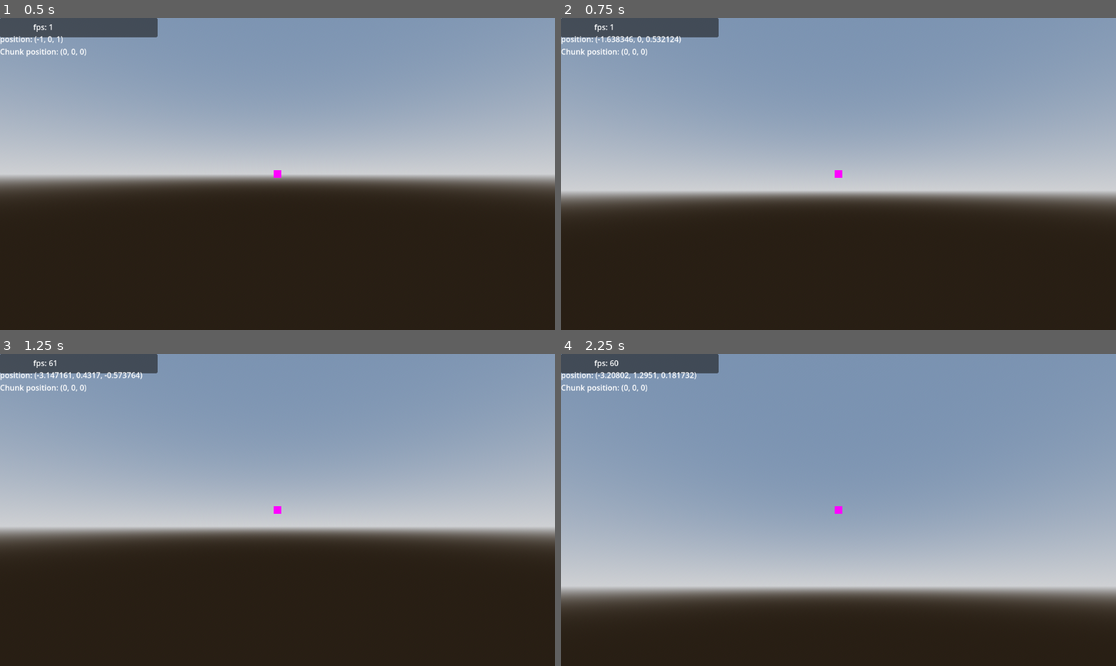
Above: before the commit, frames 1-4 (two rows, left to right).
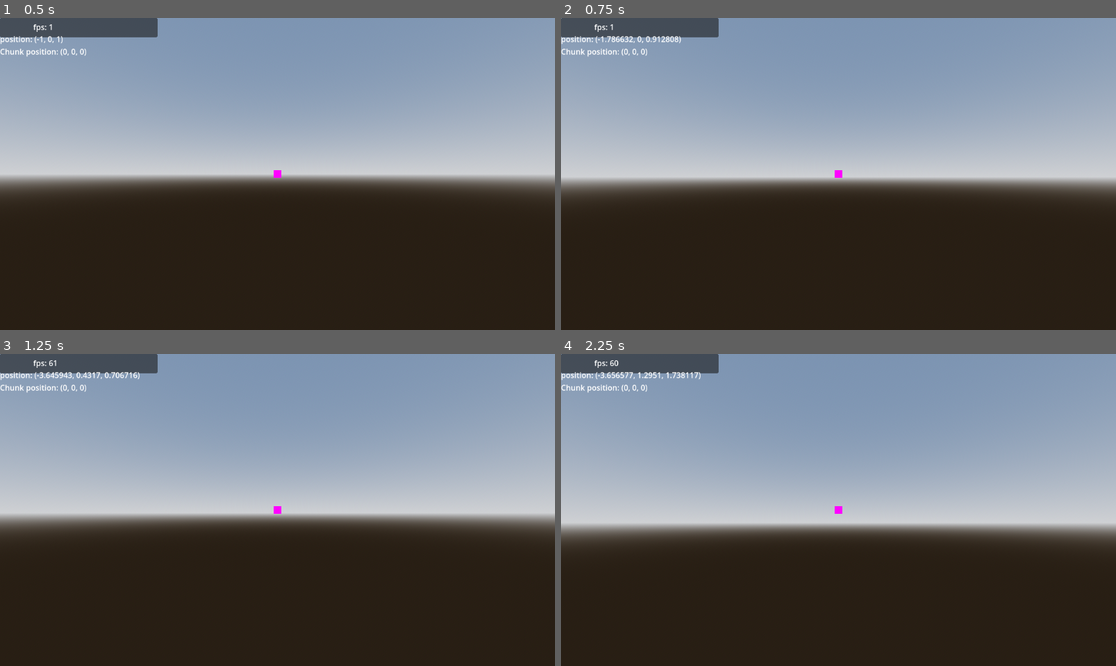
Above: after the commit, the same moments.

Repository: Bonono63/Assembly-Required
Game: Godot game, scene res://World/world.tscn
Two runs of this game, one before a commit and one after it. Both use one fixed random seed, a clock stepped at 60 frames per second and the inputs below.
Inputs (mouse positions are in pixels of both pictures, inside the frame that each line leads up to):
- Up to frame 1 (0.5 s): no input
- Up to frame 2 (0.75 s): tap Enter at 0.5 s; move the mouse to (960, 158) at 0.52 s; hold A (a) from 0.53 s (still down)
- Up to frame 3 (1.25 s): keep holding A (a); tap Space (jump) at 0.77 s; tap D (d) at 0.8 s
- Up to frame 4 (2.25 s): tap Space (jump) at 1.25, 1.52 s; move the mouse to (727, 525) at 1.27 s; release A (a) at 1.28 s; tap D (d) at 1.35 s; tap S (s) at 1.55 s; tap Enter at 2 s; move the mouse to (894, 441) at 2.02 s; hold S (s) from 2.03 s (still down)

Frame 1 is identical in both runs. In frame 2, 8.5% of the frame differs, in the area x 0-100%, y 5-62%; in frame 3, 8.6%; in frame 4, 44%, in the area x 0-100%, y 5-82%.

Commit message:
poop fart :)

Diff:
--- a/World/entity.gd
+++ b/World/entity.gd
@@ -1,7 +1,9 @@
 extends RigidBody3D
 
 # number of blocks in a given chunk
-const chunk_size = 32*32*32
+const chunk_length = 32
+const chunk_length_squared = 32*32
+const chunk_length_cubed = 32*32*32
 
 var entity_size : Vector3i = Vector3i.ZERO
 var seed : int
@@ -15,17 +17,16 @@
 
 # TODO add player as a var when the solar system generates in the future
 func _init():
-	print("generating chunks in memory")
-	for x in 16:
-		for y in 16:
-			for z in 16:
+	print("generating chunks in memory, SUPER EFFICIENT!")
+	var size = 3
+	for x in size:
+		for y in size:
+			for z in size:
 				print(Vector3(x,y,z))
 				var generator = WorldGeneration.new(seed, Vector3i(x,y,z))
 				await generator.chunk_data_loaded
 				chunks[Vector3i(x,y,z)] = generator.get_chunk_data()
 				#chunks[Vector3i(x,y,z)].set_block_state(chunk_size, block_state.new(0))
-
-	print(chunks[Vector3i(0,0,0)])
 
 	print("generating chunk meshes")
 	generate_chunks(chunks)
@@ -76,47 +77,54 @@
 
 # create and load chunk renderers
 func generate_chunks(_chunks : Dictionary) -> void:
+	var before_time = Time.get_ticks_msec()
+	for chunk in _chunks.keys():
+		var mesh = generate_chunk_mesh(_chunks.get(chunk))
+		if !mesh.is_empty():
+			var renderer = preload("res://chunk_renderer.tscn").instantiate()
+			renderer.position = chunk*32
+			$Renderer.add_child(renderer)
+			renderer.init(mesh, true)
+			renderer.name = str(chunk)
 
-	for chunk in _chunks.keys():
-		var renderer = preload("res://chunk_renderer.tscn").instantiate()
-		renderer.position = chunk*32
-		$Renderer.add_child(renderer)
-		var mesh = generate_chunk_mesh(_chunks.get(chunk))
-		renderer.init(mesh, true)
-		renderer.name = str(chunk)
+	var after_time = Time.get_ticks_msec()
+	print("Elapsed time for mesh generation: ",str((after_time-before_time)), " seconds")
 
 # Creates the mesh to be rendered
 # Currenty does not have culling or greedy meshing
 func generate_chunk_mesh(chunk : Chunk) -> Array:
-	# Create the mesh data
-	var vertex_data : Array[Vector3] = []
+	if chunk.is_empty():
+		return []
+	else:
+		# Create the mesh data
+		var vertex_data : Array[Vector3] = []
 
-	var i : int = 0
-	while i < chunk_size:
-		#get block data
-		var _block_state : block_state = chunk.get_block_state(i)
-		# check if the block is air
-		if _block_state.identifier != 0:
-			# iterate through every vertex in the block's model
-			for vertex in GlobalResourceLoader.block_registry[_block_state.identifier].model:
-				#offset the vertex by the block's position
-				vertex_data.append(vertex+index_to_pos(i))
+		var i : int = 0
+		while i < chunk_length_cubed:
+			#get block data
+			var _block_state : block_state = chunk.get_block_state(i)
+			# check if the block is air
+				# iterate through every vertex in the block's model
+			if _block_state.identifier != 0:
+				for vertex in GlobalResourceLoader.block_registry[_block_state.identifier].model:
+					#offset the vertex by the block's position
+					vertex_data.append(vertex+index_to_pos(i))
 
-		#next index
-		i+=1
+			#next index
+			i+=1
 
-	var mesh_data : Array
-	mesh_data.resize(ArrayMesh.ARRAY_MAX)
-	# we only add vertex data because computing indices is too much of a pain in the butt
-	mesh_data[ArrayMesh.ARRAY_VERTEX] = PackedVector3Array(vertex_data)
+		var mesh_data : Array
+		mesh_data.resize(ArrayMesh.ARRAY_MAX)
+		# we only add vertex data because computing indices is too much of a pain in the butt
+		mesh_data[ArrayMesh.ARRAY_VERTEX] = PackedVector3Array(vertex_data)
 
-	return mesh_data
+		return mesh_data
 
 func generate_convex_collision_shapes(_chunks : Array) -> void:
 	clear_shape_owners()
 
 	for chunk in _chunks:
-		for i in chunk_size:
+		for i in chunk_length_cubed:
 			var _block_state : block_state = chunk.chunk_data[i]
 			# check if the block is air
 			if _block_state.identifier != 0:
--- /dev/null
+++ b/World/entity.gdshader
@@ -0,0 +1,30 @@
+shader_type spatial;
+
+uniform vec4 albedo : source_color = vec4(1.0);
+uniform vec4 wire_color : source_color = vec4(0.0, 0.0, 0.0, 1.0);
+uniform float wire_width : hint_range(0.0, 40.0) = 5.0;
+uniform float wire_smoothness : hint_range(0.0, 0.1) = 0.01;
+
+varying vec3 barys;
+
+void vertex() {
+	int index = VERTEX_ID % 3;
+	switch (index) {
+		case 0:
+			barys = vec3(1.0, 0.0, 0.0);
+			break;
+		case 1:
+			barys = vec3(0.0, 1.0, 0.0);
+			break;
+		case 2:
+			barys = vec3(0.0, 0.0, 1.0);
+			break;
+	}
+}
+
+void fragment() {
+	vec3 deltas = fwidth(barys);
+	vec3 barys_s = smoothstep(deltas * wire_width - wire_smoothness, deltas * wire_width + wire_smoothness, barys);
+	float wires = min(barys_s.x, min(barys_s.y, barys_s.z));
+	ALBEDO = mix(wire_color.rgb, albedo.rgb, wires);
+}
--- /dev/null
+++ b/World/test.tscn
@@ -0,0 +1,72 @@
+[gd_scene load_steps=7 format=3 uid="uid://dkxki4o26n5mt"]
+
+[ext_resource type="PackedScene" uid="uid://dudtjsaf4llee" path="res://player.tscn" id="1_3c2gk"]
+[ext_resource type="Script" path="res://World/test.gd" id="1_ehusb"]
+[ext_resource type="Script" path="res://World/FPS.gd" id="2_pjvbm"]
+
+[sub_resource type="PhysicsMaterial" id="PhysicsMaterial_ccc7u"]
+
+[sub_resource type="PlaceholderTexture2D" id="PlaceholderTexture2D_do46q"]
+size = Vector2(16, 16)
+
+[sub_resource type="BoxMesh" id="BoxMesh_hxh0x"]
+
+[node name="Test" type="Node3D"]
+script = ExtResource("1_ehusb")
+
+[node name="Player" parent="." instance=ExtResource("1_3c2gk")]
+transform = Transform3D(1, 0, 0, 0, 1, 0, 0, 0, 1, 0, 0, 3)
+mass = 90.0
+physics_material_override = SubResource("PhysicsMaterial_ccc7u")
+gravity_scale = 0.0
+lock_rotation = true
+
+[node name="CanvasLayer" type="CanvasLayer" parent="."]
+
+[node name="Panel" type="Panel" parent="CanvasLayer"]
+offset_right = 327.0
+offset_bottom = 40.0
+mouse_filter = 2
+
+[node name="FPS" type="Label" parent="CanvasLayer/Panel"]
+layout_mode = 1
+anchors_preset = 8
+anchor_left = 0.5
+anchor_top = 0.5
+anchor_right = 0.5
+anchor_bottom = 0.5
+offset_left = -94.5
+offset_top = -13.0
+offset_right = 94.5
+offset_bottom = 13.0
+grow_horizontal = 2
+grow_vertical = 2
+text = "HJBAK HJKB AS dHJBSDF "
+script = ExtResource("2_pjvbm")
+
+[node name="TextureRect" type="TextureRect" parent="CanvasLayer"]
+anchors_preset = 8
+anchor_left = 0.5
+anchor_top = 0.5
+anchor_right = 0.5
+anchor_bottom = 0.5
+offset_left = -8.0
+offset_top = -8.0
+offset_right = 8.0
+offset_bottom = 8.0
+grow_horizontal = 2
+grow_vertical = 2
+texture = SubResource("PlaceholderTexture2D_do46q")
+stretch_mode = 2
+
+[node name="StaticBody3D3" type="RigidBody3D" parent="."]
+transform = Transform3D(1, 0, 0, 0, 1, 0, 0, 0, 1, -1.34581, 0, 0)
+collision_layer = 3
+collision_mask = 3
+mass = 1000.0
+gravity_scale = 0.0
+
+[node name="CollisionShape3D" type="CollisionShape3D" parent="StaticBody3D3"]
+
+[node name="MeshInstance3D" type="MeshInstance3D" parent="StaticBody3D3"]
+mesh = SubResource("BoxMesh_hxh0x")
--- a/World/world.tscn
+++ b/World/world.tscn
@@ -83,4 +83,3 @@
 
 [node name="Player" parent="." instance=ExtResource("4_vqtab")]
 transform = Transform3D(1, 0, 0, 0, 1, 0, 0, 0, 1, -1, 0, 1)
-gravity_scale = 0.0
--- a/block_state.gd
+++ b/block_state.gd
@@ -6,3 +6,6 @@
 
 func _init(_identifier : int):
 	identifier = _identifier
+
+func _to_string():
+	return str("id: ",identifier," properties: ",properties)
--- a/chunk.gd
+++ b/chunk.gd
@@ -14,9 +14,16 @@
 
 func _init(_palette : Array[block_state], _data : Dictionary) -> void:
 	# initializes the chunk as all AIR
-	data[chunk_length_cubed] = get_or_create_blockstate(block_state.new(0))
+	data[chunk_length_cubed-1] = get_or_create_blockstate(block_state.new(1))
+	data[chunk_length_cubed-chunk_length_squared-1] = get_or_create_blockstate(block_state.new(0))
 
-	palette = _palette
+	#set_block_state(chunk_length_cubed-(chunk_length_squared/2)-1, block_state.new(2))
+
+	#print(index_to_pos(chunk_length_cubed-1))
+	#print(index_to_pos(chunk_length_cubed-chunk_length_squared-1))
+
+	if !_palette.is_empty():
+		palette = _palette
 	if !_data.is_empty():
 		data = _data
 
@@ -108,7 +115,7 @@
 		return palette.find(state)
 	else:
 		palette.append(state)
-		return palette.size()
+		return palette.size()-1
 
 # searches for the block state at the given position
 func get_block_state_pos(pos : Vector3i) -> block_state:
@@ -134,7 +141,7 @@
 		else:
 			return palette[data.get(find_greatest_key(index))]
 
-	printerr("position of get_block was out of bounds")
+	printerr("position of get_block_state was out of bounds")
 	return null
 
 # Find the key the closest position before the given key
@@ -153,8 +160,8 @@
 
 	return greatest_index
 
-func get_empty() -> bool:
-	if data.size() == 1 and data[chunk_length_cubed] == block_state.new(0):
+func is_empty() -> bool:
+	if data.size() == 1 and get_block_state(chunk_length_cubed-1).identifier == 0:
 		return true
 	else:
 		return false
--- a/player.gd
+++ b/player.gd
@@ -12,7 +12,7 @@
 
 @export var entities : Node3D
 
-@export var mouse_sensitivity = 0.0025
+@export var mouse_sensitivity = 0.025
 
 var x = 0
 var y = 0
@@ -42,9 +42,9 @@
 func _unhandled_input(event):
 	if event is InputEventMouseMotion:
 		if event.relative.x != 0:
-			x = event.relative.x * mouse_sensitivity
+			x = event.relative.x
 		if event.relative.y != 0:
-			y = event.relative.y * mouse_sensitivity
+			y = event.relative.y
 
 	if event is InputEventKey:
 		if event.is_action_pressed("w"):
@@ -89,14 +89,14 @@
 	# Camera
 	if x != 0:
 		if inverse_x:
-			$"Camera_y".rotate_y(x)
+			$"Camera_y".rotation_degrees.y += (x * mouse_sensitivity)
 		else:
-			$"Camera_y".rotate_y(-x)
+			$"Camera_y".rotation_degrees.y += (-x * mouse_sensitivity)
 	if y != 0:
 		if inverse_x:
-			$"Camera_y/Camera_x".rotate_x(y)
+			$"Camera_y/Camera_x".rotation_degrees.x += (y * mouse_sensitivity)
 		else:
-			$"Camera_y/Camera_x".rotate_x(-y)
+			$"Camera_y/Camera_x".rotation_degrees.x += (-y * mouse_sensitivity)
 
 	# movment SPEED
 
--- a/player.tscn
+++ b/player.tscn
@@ -15,6 +15,7 @@
 axis_lock_angular_x = true
 axis_lock_angular_y = true
 axis_lock_angular_z = true
+gravity_scale = 0.0
 script = ExtResource("1_hv76i")
 
 [node name="Model" type="MeshInstance3D" parent="."]
